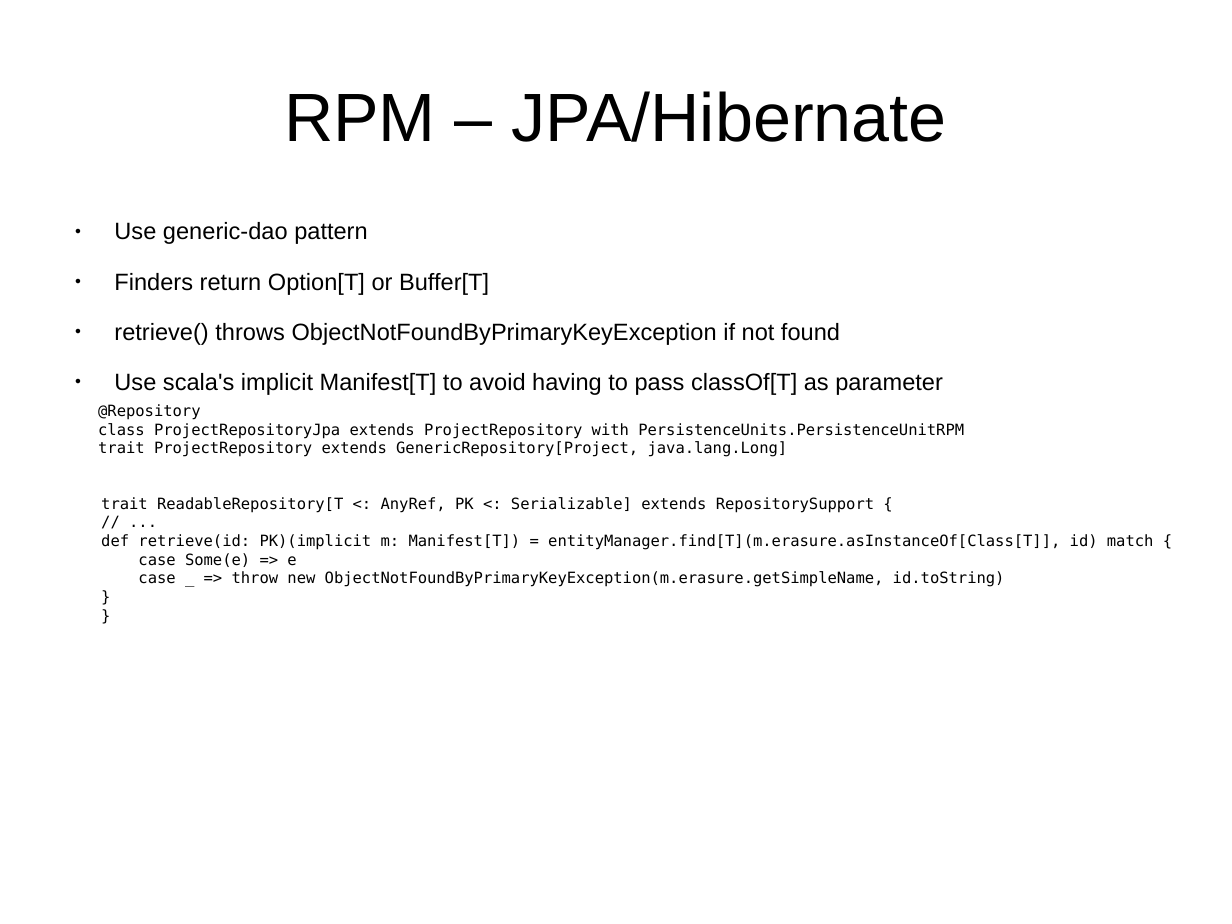
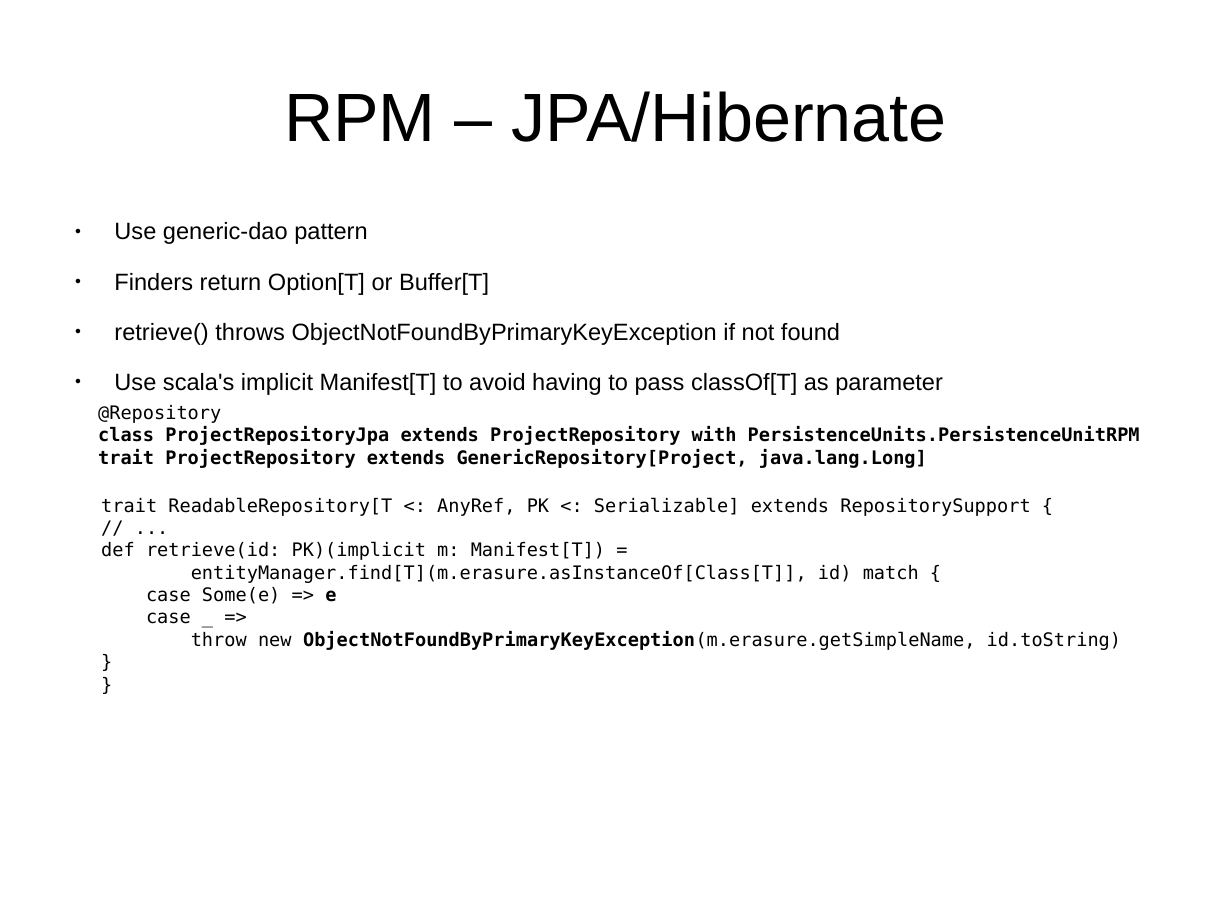
Before and after one commit to andreak/slol-2011, a slide deck: slide 29 of Scala-LiftOff-2011-lift-from-jee-perspective.odp (slide 28 before the commit). Drawn at 1232x924 pixels with LibreOffice and Linux fonts; fonts in the diff are those of the drawing. Boxes give left, top, right and bottom in pixels: in the first picture for what was removed or moved away, otherwise in the second. Text is boxed around its words. In the diff, an @@ line names an element or a change of style, - is before the commit and + after.

```diff
--- a/Scala-LiftOff-2011-lift-from-jee-perspective.odp
+++ b/Scala-LiftOff-2011-lift-from-jee-perspective.odp
@@ text "@Repository" at box(98, 405, 1140, 468): size 10 to 12 pt, bold on @@
@@ text at box(101, 497, 1030, 604): size 10 to 12 pt in "trait ReadableRepository[T <: AnyRef, PK <: Serializable] ...", "// ...", "case Some(e) => e", "}" and 1 more places; bold on in "e" @@
@@ text at box(101, 542, 919, 583): text changed; size 10 to 12 pt @@
-def retrieve(id: PK)(implicit m: Manifest[T]) = entityManager.find[T](m.erasure.asInstanceOf[Class[T]], id) match {
+def retrieve(id: PK)(implicit m: Manifest[T]) =
+entityManager.find[T](m.erasure.asInstanceOf[Class[T]], id) match {
@@ text at box(146, 612, 1121, 650): text changed; size 10 to 12 pt @@
-case _ => throw new ObjectNotFoundByPrimaryKeyException(m.erasure.getSimpleName, id.toString)
+case _ =>
+throw new ObjectNotFoundByPrimaryKeyException(m.erasure.getSimpleName, id.toString)
```
Also in this commit, not shown: 24 other slides changed, 6 slides added, 4 slides removed.
